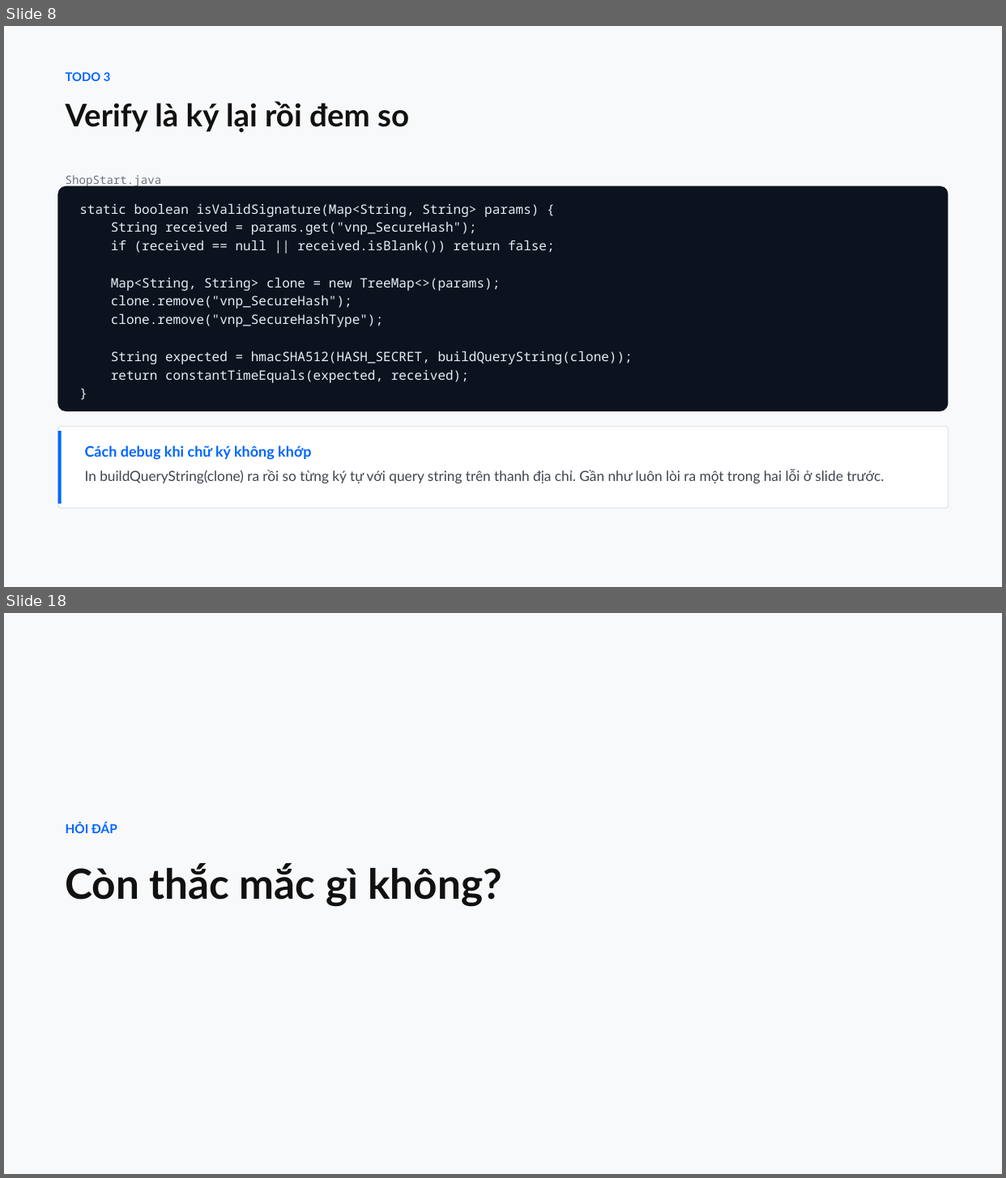
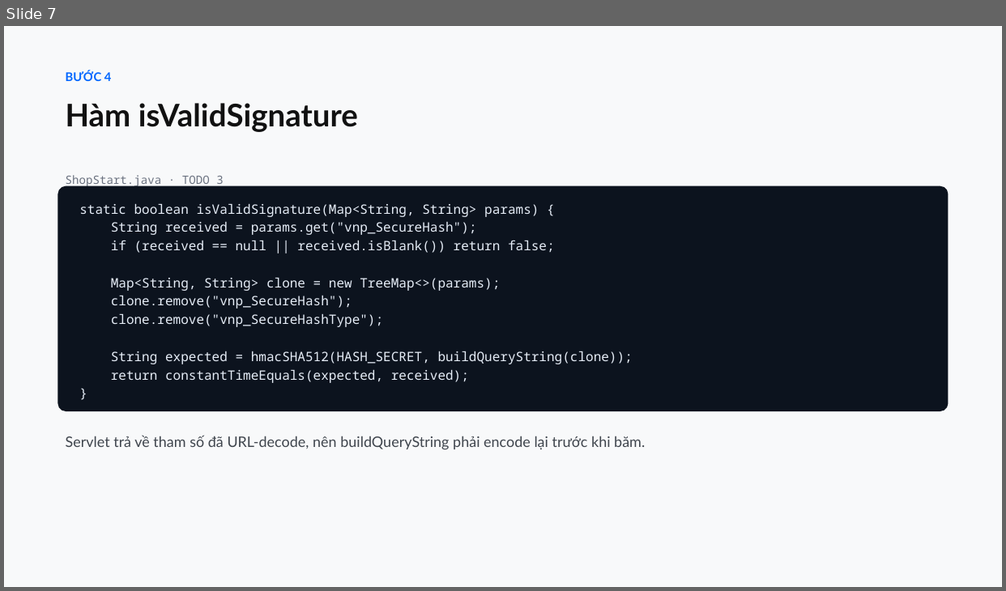
Before and after one commit to conchocon154/vnpay-seminar, a slide deck: VNPAY-seminar.pptx. Shown one above the other, each under a label of ours: slides 8 and 18 before the commit, slide 7 after it; the slides between them are not shown. The pictures are 1006x1178 and 1006x591 pixels, drawn with LibreOffice and Linux fonts; fonts in the diff are those of the drawing. Boxes give left, top, right and bottom in pixels: in the first picture for what was removed or moved away, otherwise in the second. Text is boxed around its words. In the diff, an @@ line names an element or a change of style, - is before the commit and + after.

```diff
--- a/VNPAY-seminar.pptx
+++ b/VNPAY-seminar.pptx
@@ slide 18 removed at (x1=4, y1=613, x2=1002, y2=1174), background #F8F9FA @@
@@ text removed at (x1=66, y1=823, x2=502, y2=907) @@
-HỎI ĐÁP
-Còn thắc mắc gì không?
@@ what was slide 8 is now slide 7 @@
@@ slide 7 changed as well @@
@@ text at (x1=66, y1=71, x2=358, y2=132): text changed @@
-TODO 3
-Verify là ký lại rồi đem so
+BƯỚC 4
+Hàm isValidSignature
@@ text at (x1=66, y1=175, x2=223, y2=187): text changed @@
-ShopStart.java
+ShopStart.java · TODO 3
@@ rounded rectangle removed at (x1=58, y1=426, x2=948, y2=508) @@
@@ rectangle removed at (x1=58, y1=431, x2=61, y2=504) @@
@@ text added at (x1=66, y1=435, x2=645, y2=450), 14 pt, text #3F454D @@
+Servlet trả về tham số đã URL-decode, nên buildQueryString phải encode lại trước khi băm.
@@ text removed at (x1=85, y1=446, x2=884, y2=484) @@
-Cách debug khi chữ ký không khớp
-In buildQueryString(clone) ra rồi so từng ký tự với query string trên thanh địa chỉ. Gần như luôn lòi ra một trong hai lỗi ở slide trước.
```
Also in this commit, not shown: 3 other slides changed, 10 slides added, 14 other slides removed, 1 other file.
